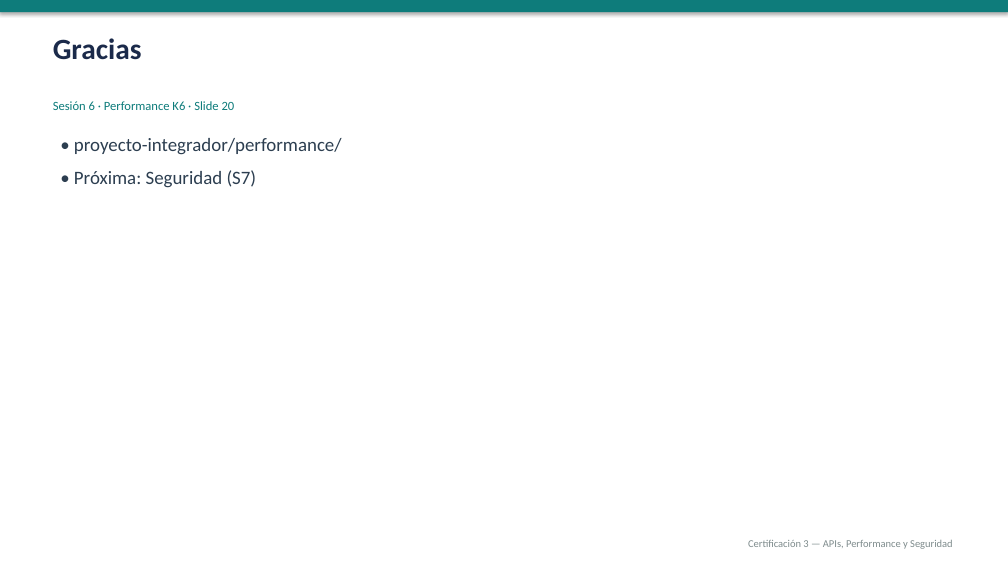
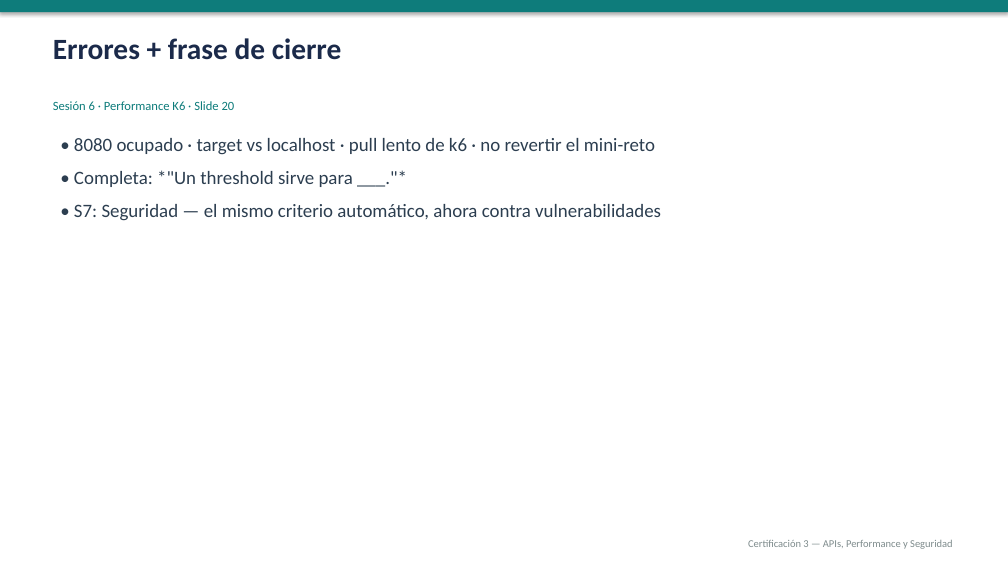
Before and after one commit to gbarandica/qa-automation-certification-3, a slide deck: slide 20 of sesiones/sesion-06/sesion-06.pptx. Drawn at 1008x567 pixels with LibreOffice and Linux fonts; fonts in the diff are those of the drawing. Boxes give left, top, right and bottom in pixels: in the first picture for what was removed or moved away, otherwise in the second. Text is boxed around its words. In the diff, an @@ line names an element or a change of style, - is before the commit and + after.

Commit message:
feat: agregar laboratorio de performance con K6 (Sesión 6)

```diff
--- a/sesiones/sesion-06/sesion-06.pptx
+++ b/sesiones/sesion-06/sesion-06.pptx
@@ text at (53,38,342,60): text changed @@
-Gracias
+Errores + frase de cierre
@@ text at (74,138,661,221): text changed @@
-• proyecto-integrador/performance/
-• Próxima: Seguridad (S7)
+• 8080 ocupado · target vs localhost · pull lento de k6 · no revertir el mini-reto
+• Completa: *"Un threshold sirve para ___."*
+• S7: Seguridad — el mismo criterio automático, ahora contra vulnerabilidades
```
Also in this commit, not shown: 19 other slides changed, 16 other files.
